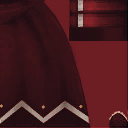
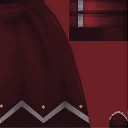
The second 128 x 128 image is a revision of the first. Changes to its layers:
pixels changed over bbox(0, 0, 128, 128) (layer not identified)
